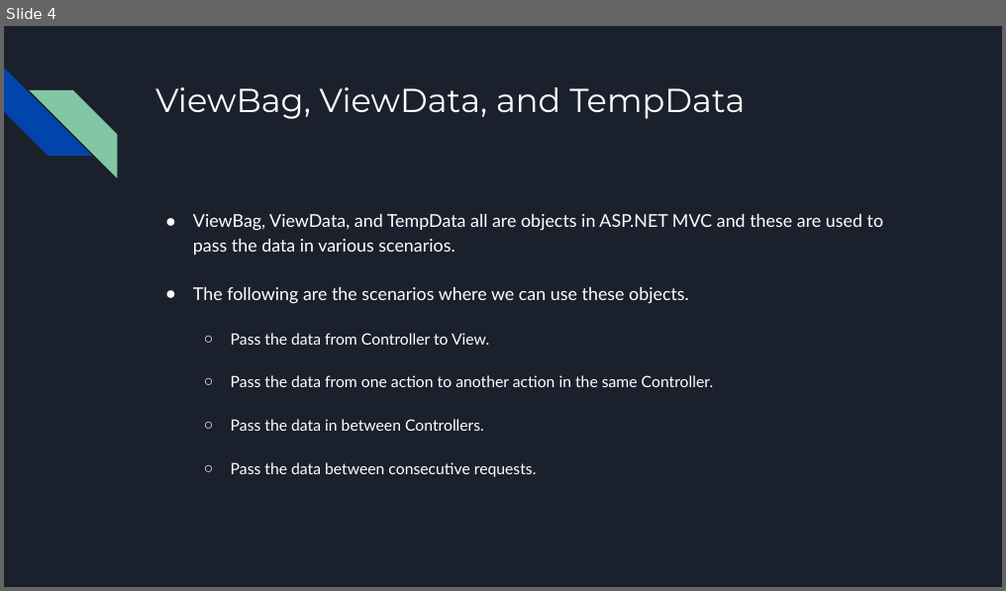
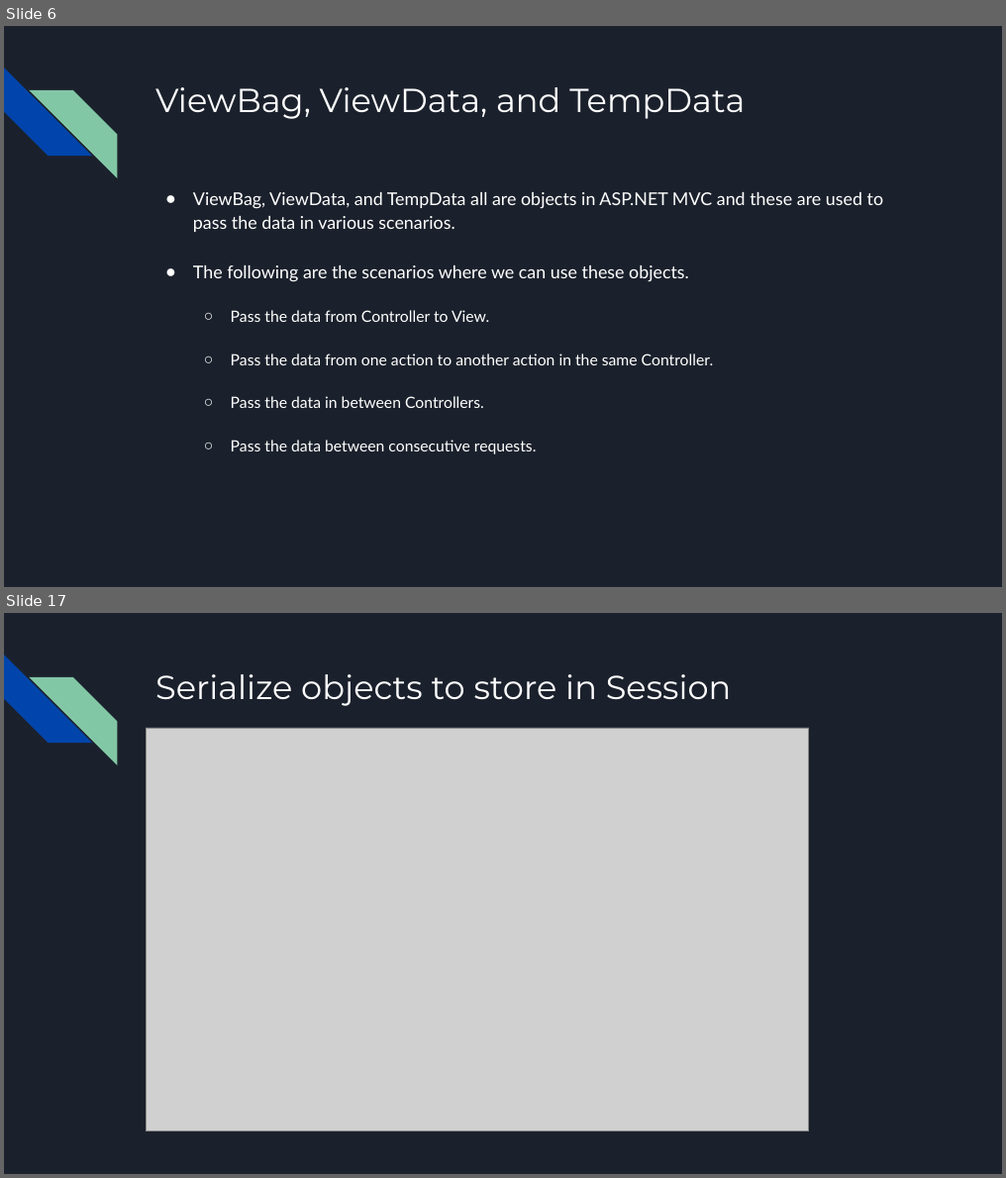
Before and after one commit to bulhard/Web-Programming, a slide deck: 00 Presentations/08 Storing Temporary Data.pptx. Shown one above the other, each under a label of ours: slide 4 before the commit, slides 6 and 17 after it; the slides between them are not shown. The pictures are 1006x591 and 1006x1178 pixels, drawn with LibreOffice and Linux fonts; fonts in the diff are those of the drawing; grey boxes stand for pictures. Boxes give left, top, right and bottom in pixels: in the first picture for what was removed or moved away, otherwise in the second. Text is boxed around its words. In the diff, an @@ line names an element or a change of style, - is before the commit and + after.

```diff
--- a/00 Presentations/08 Storing Temporary Data.pptx
+++ b/00 Presentations/08 Storing Temporary Data.pptx
@@ slide 17 added at box(4, 613, 1002, 1174), background #1B212C; not listed: 2 template elements that a slide beside it also shows @@
@@ title added at box(155, 674, 732, 706), 32 pt, text #FFFFFF @@
+Serialize objects to store in Session
@@ picture added at box(146, 728, 809, 1132) @@
@@ what was slide 4 is now slide 6 @@
@@ slide 6 changed as well @@
@@ text "ViewBag, ViewData, and TempData all ...": place and size @@
-text "ViewBag, ViewData, and TempData all ..." at box(193, 214, 884, 477)
+text "ViewBag, ViewData, and TempData all ..." at box(193, 192, 884, 455)
```
Also in this commit, not shown: 1 other slide changed, 15 other slides added, 1 slide removed, 7 other files.
